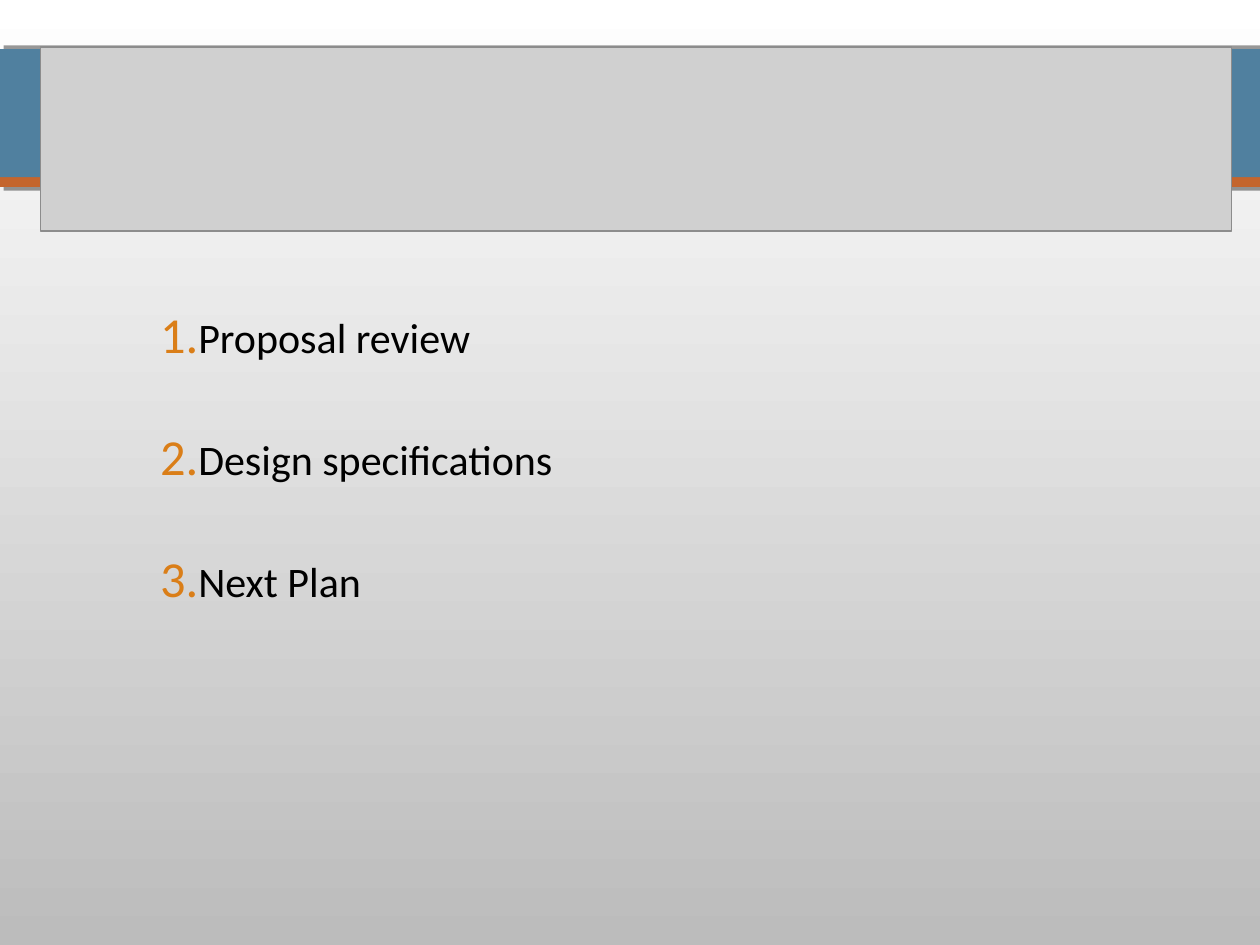
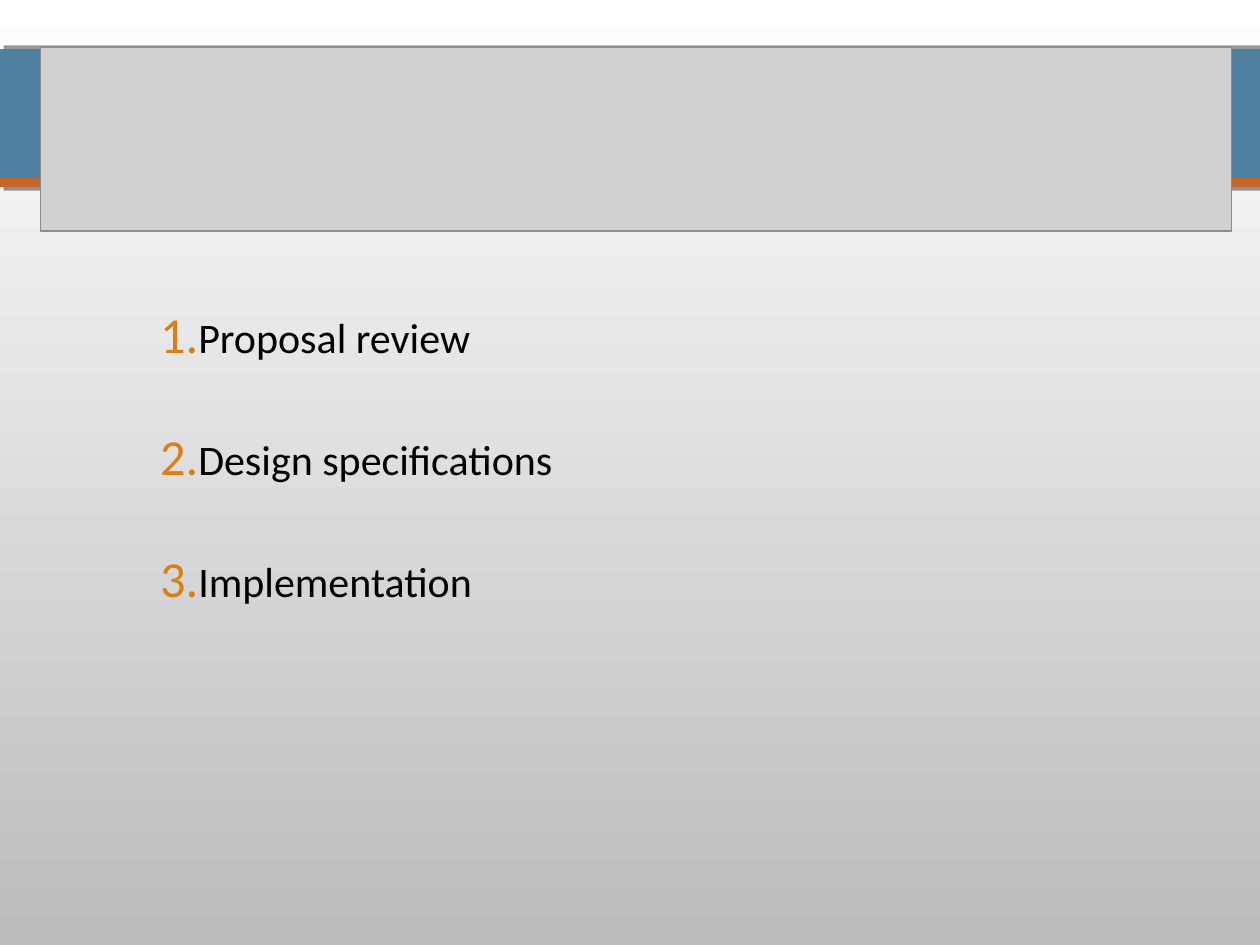
Before and after one commit to pierrealauzet/skemasnet, a slide deck: slide 2 of 3_design/CS462_Skemasnet_design.ppt. Drawn at 1260x945 pixels with LibreOffice and Linux fonts; fonts in the diff are those of the drawing; grey boxes stand for pictures. Boxes give left, top, right and bottom in pixels: in the first picture for what was removed or moved away, otherwise in the second. Text is boxed around its words. In the diff, an @@ line names an element or a change of style, - is before the commit and + after.

```diff
--- a/3_design/CS462_Skemasnet_design.ppt
+++ b/3_design/CS462_Skemasnet_design.ppt
@@ text at [198,568,472,604]: text changed @@
-3. Next Plan
+3. Implementation
```
Also in this commit, not shown: 7 other slides changed, 7 slides added, 8 slides removed, 1 other file.
